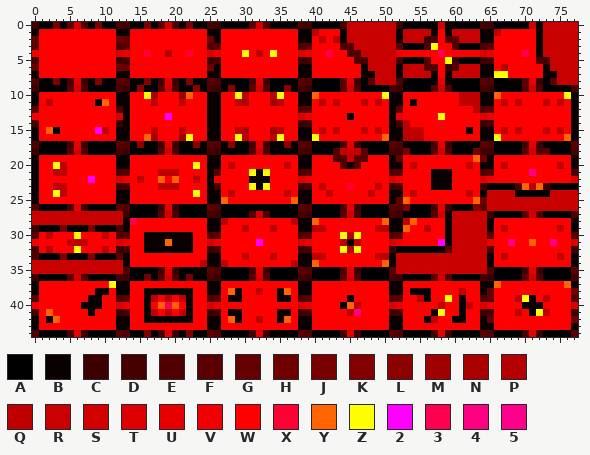
Two states of a sprite sheet, RogueLike/graphics/rooms.png. Above, as it was before the edit.
The file is 78x45 pixels. Colours within 5 levels of each other are drawn and written as one.
Palette (. is transparent): A #000000  B #0a0000  C #3c0000  D #460000  E #500000  F #5a0000  G #640000  H #6e0000  J #780000  K #820000  L #8c0000  M #a00000  N #aa0000  P #b40000  Q #be0000  R #c80000  S #d20000  T #dc0000  U #e60000  V #f00000  W #ff0000  X #ff0032  Y #ff6400  Z #ffff00  2 #ff00ff  3 #ff0050  4 #ff0082  5 #ff008b
Pixels before (only the part around the change), first column x 41:
 0 AAADRRRRRRRCAAAABSBAAAADCAAA
 1 WWWBRRRRRRRBRRRRBWBRRRRBBQWW
 2 QWQBRRRRRRRBRRRCEWEFRRRBBWWW
 3 WWWEERRRRRRFAAAEZWWEAAAEFWWW
 4 W3WWEERRRRRVWWWWW3WWWWWTVWWW
 5 WWWWWEDRRRRDAAAFWWZCAAACDWWW
 6 WWWWWWBRRRRBRRREFWCERRRBBWQW
 7 WWWWWWBBRRRBRRRRBWBRRRRBBZZW
 8 AAAFUCAFRRREAAAABUBAAAAFEAAB
 9 AAAFSEAAAADCAAAAFSEAAAADCAAA
10 WWWWWWWWWZBBWWWWWWWWQQQBBYWW
11 QWQWWWQWQWBBWBWWWWWWQQQBBWQW
12 WWWWWWWWWWBFWWWWWWWWWWQEFWWW
13 WWWWBWWWWWBVWWWWWZWWWWWTVWWW
14 WWWWWWWWWWBDQWWWWWWWWWWCDWWW
15 QWQWWWQWQWBBQQQWWWWWWBWBBWQW
16 WWWWWWWWWYBBQQQWWWWWWWWBBZWW
17 AAADUCAAAAFEAAAADUCAAAAFEAAA
18 AAERRRFAAADCJAAAFSEAAAJDCAAA
19 WWEERFFWWWBGWWWWWWWWWWYHBWWW
After the commit:
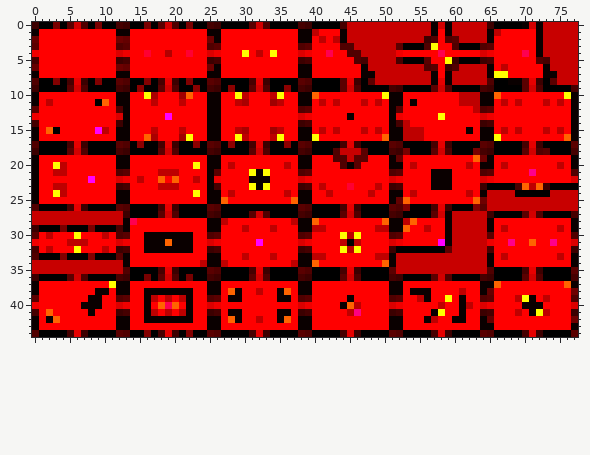
What changed:
Colour A gives way to colour R in row 0 at x 53 to 56 and 60 to 63; in row 8 at x 53 to 56 and 60 to 63.
Colour B gives way to colour R in rows 1 to 2 at x 52 and 64; in rows 6 to 7 at x 52 and 64.
Colour C gives way to colour R in row 0 at x 52.
Colour D gives way to colour R in row 0 at x 64.
Colour E gives way to colour R in row 8 at x 52.
Colour F gives way to colour R in row 8 at x 64.
Boxes around the changes in both pictures, in picture pixels (x1, y1, x2, y2):
changed: (396, 22, 431, 43)
changed: (452, 22, 487, 43)
changed: (396, 64, 431, 85)
changed: (452, 64, 487, 85)
